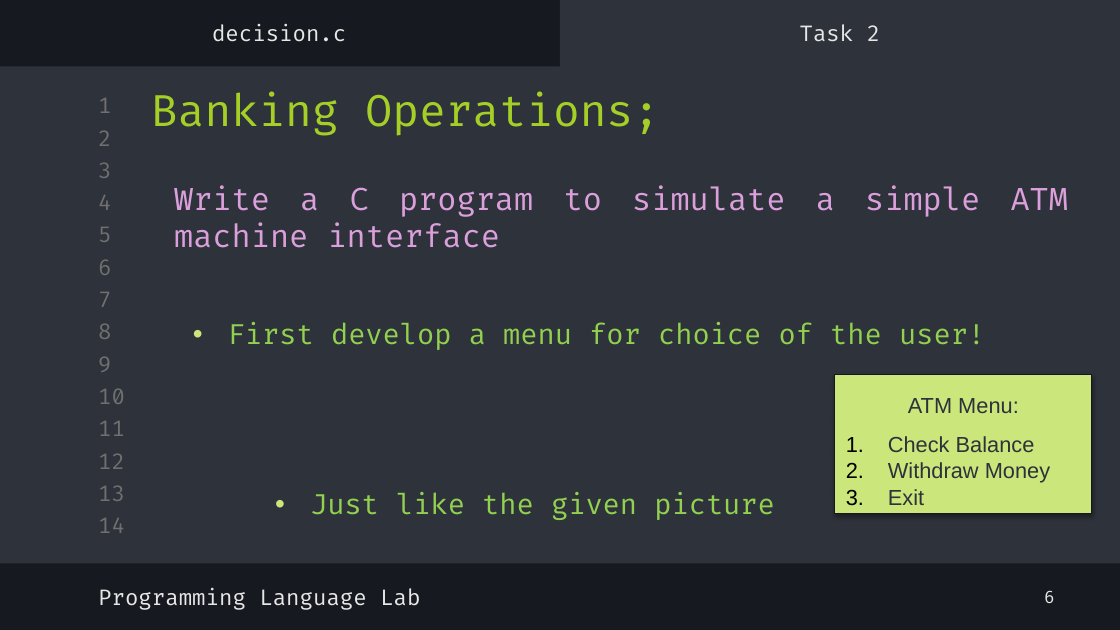
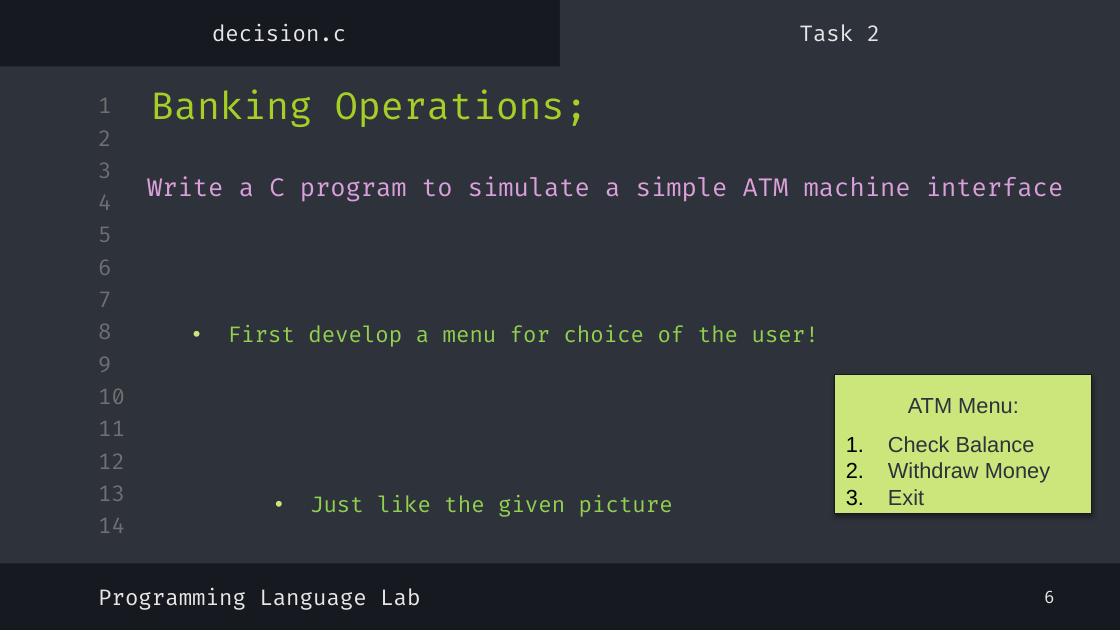
Before and after one commit to shayan-naghizadeh/C-Lab-AUT, a slide deck: slide 8 of slides/4.Decision/Decision.pptx. Drawn at 1120x630 pixels with LibreOffice and Linux fonts; fonts in the diff are those of the drawing. Boxes give left, top, right and bottom in pixels: in the first picture for what was removed or moved away, otherwise in the second. Text is boxed around its words. In the diff, an @@ line names an element or a change of style, - is before the commit and + after.

```diff
--- a/slides/4.Decision/Decision.pptx
+++ b/slides/4.Decision/Decision.pptx
@@ title "Banking Operations;" at box(151, 89, 588, 127): size 28 to 24 pt @@
@@ text "Write a C program to ...": place and size @@
-text "Write a C program to ..." at box(174, 185, 1068, 248)
+text "Write a C program to ..." at box(147, 176, 1063, 202)
@@ text "Write a C program to ..." at box(147, 176, 1063, 202): size 20 to 16 pt @@
@@ text "First develop a menu for ..." at box(228, 325, 819, 347): size 18 to 14 pt @@
@@ text "Just like the given picture" at box(310, 495, 673, 517): size 18 to 14 pt @@
```
Also in this commit, not shown: 8 other slides changed, 3 other files.
